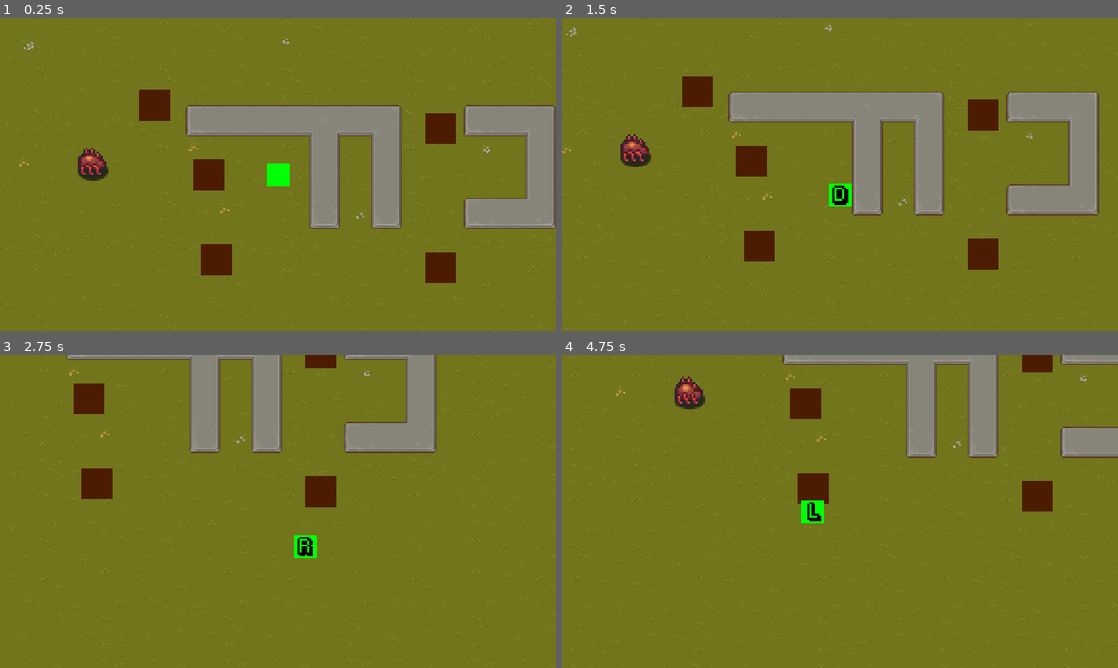
Above: before the commit, frames 1-4 (two rows, left to right).
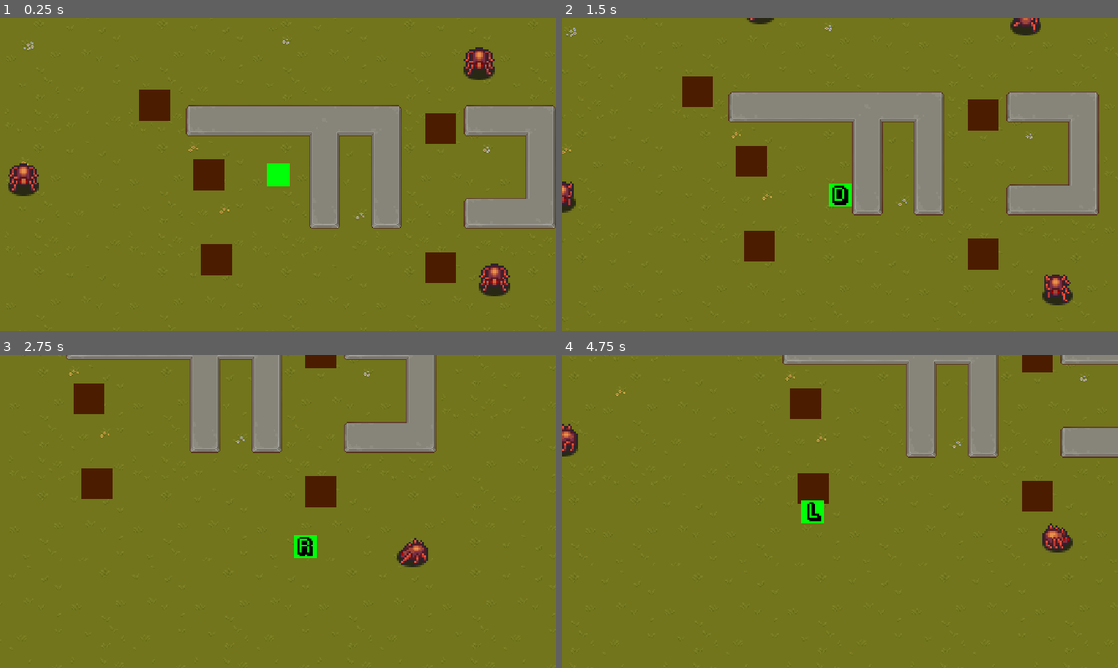
Above: after the commit, the same moments.

Repository: PotatoGolden76/rgda-game
Game: Godot game, scene res://Scenes/world.tscn
Same seed, same stepped clock (60 frames per second), same inputs: the game is played once before the commit and once after it.
Inputs:
- Up to frame 1 (0.25 s): no input
- Up to frame 2 (1.5 s): hold D (right) 0.53-1.28 s; hold S (down) from 1.28 s (still down)
- Up to frame 3 (2.75 s): release S (down) at 2.03 s; hold D (right) from 2.03 s (still down)
- Up to frame 4 (4.75 s): release D (right) at 2.78 s; hold W (up) 2.78-3.53 s; hold A (left) from 3.53 s (still down)

The runs differ from the first frame. In frame 1, 1.9% of the frame differs, in the area x 1-92%, y 9-89%; in frame 2, 1.4%; in frame 3, 0.4%; in frame 4, 1.1%.

Commit message:
wander state

Diff:
--- /dev/null
+++ b/Enemy/WanderController.gd
@@ -0,0 +1,29 @@
+extends Node2D
+
+@onready
+var start_position = global_position
+@onready
+var target_position = global_position
+@export
+var wander_threshold:int = 64;
+@onready
+var timer = $Timer
+@export
+var wander_leniency:float = 0.5;
+
+func update_target_position():
+	var target_vector = Vector2.ZERO
+
+	while(target_vector.length() < 32):
+		target_vector = Vector2(randi_range(-wander_threshold, wander_threshold), randi_range(-wander_threshold, wander_threshold))
+
+	target_position = start_position + target_vector
+
+func _on_timer_timeout():
+	update_target_position() # Replace with function body.
+
+func get_time_left():
+	return timer.time_left
+
+func start_timer(duration):
+	timer.start(duration)
--- /dev/null
+++ b/Enemy/WanderController.tscn
@@ -0,0 +1,12 @@
+[gd_scene load_steps=2 format=3 uid="uid://blal8w5nlkync"]
+
+[ext_resource type="Script" path="res://Enemy/WanderController.gd" id="1_p2j22"]
+
+[node name="WanderController" type="Node2D"]
+script = ExtResource("1_p2j22")
+
+[node name="Timer" type="Timer" parent="."]
+one_shot = true
+autostart = true
+
+[connection signal="timeout" from="Timer" to="." method="_on_timer_timeout"]
--- a/Enemy/_tempSpider/spider.gd
+++ b/Enemy/_tempSpider/spider.gd
@@ -8,7 +8,9 @@
 @export
 var ACCELERATION:float = 4000
 @export
-var MAX_SPEED:float = 2000
+var CHASE_MAX_SPEED:float = 2000
+@export
+var WANDER_MAX_SPEED:float = 1000
 
 enum {
 	IDLE,
@@ -28,41 +30,61 @@
 var animationState = animationTree.get("parameters/playback")
 @onready
 var playerDetectionZone = $PlayerDetectionZone
+@onready
+var wanderController = $WanderController
 
 func _physics_process(delta):
 	velocity = knockback.move_toward(Vector2.ZERO, kb_friction * delta)
 	knockback = velocity
-	move_and_slide()
+	# move_and_slide()
 
 	match state:
 		IDLE:
+			animationTree.set("parameters/Idle/blend_position", last_direction)
+			animationState.travel("Idle")
+
 			if(velocity != Vector2.ZERO):
 				last_direction = velocity.normalized()
 
 			velocity = velocity.move_toward(Vector2.ZERO, FRICTION * delta)
-
 			seek_player()
 
+			if wanderController.get_time_left() == 0:
+				state = WANDER
+				wanderController.start_timer(1)
+
 		WANDER:
-			pass
+			seek_player()
+
+			var wander_direction = global_position.direction_to(wanderController.target_position)
+			last_direction = wander_direction
+
+			if wanderController.get_time_left() == 0 || (global_position - wanderController.target_position).length() <= wanderController.wander_leniency:
+				state = IDLE
+				wanderController.start_timer(1)
+
+			else:
+
+				animationTree.set("parameters/Walk/blend_position", wander_direction)
+				animationState.travel("Walk")
+
+				velocity = velocity.move_toward(wander_direction * WANDER_MAX_SPEED, ACCELERATION * delta)
+
 
 		CHASE:
 			var player = playerDetectionZone.player
 
 			if player != null:
-				var player_direction = (player.global_position - global_position).normalized()
+				var player_direction = global_position.direction_to(player.global_position)
 				last_direction = player_direction
 
 				animationTree.set("parameters/Walk/blend_position", player_direction)
 				animationState.travel("Walk")
 
-				velocity = velocity.move_toward(player_direction * MAX_SPEED, ACCELERATION * delta)
+				velocity = velocity.move_toward(player_direction * CHASE_MAX_SPEED, ACCELERATION * delta)
 
 			else:
 				state = IDLE
-
-				animationTree.set("parameters/Idle/blend_position", last_direction)
-				animationState.travel("Idle")
 
 	sprite.flip_h = velocity.x < 0 || last_direction.x < 0
 	move_and_slide()
@@ -73,6 +95,6 @@
 		state = CHASE
 
 
-func _on_hurtbox_area_entered(area):
+func _on_hurtbox_area_entered(_area):
 	knockback = Vector2.RIGHT * 300
 	# queue_free()
--- a/Enemy/player_detection_zone.gd
+++ b/Enemy/player_detection_zone.gd
@@ -8,5 +8,5 @@
 func _on_body_entered(body):
 	player = body
 
-func _on_body_exited(body):
+func _on_body_exited(_body):
 	player = null
--- a/Environment/Wall.gd
+++ b/Environment/Wall.gd
@@ -7,5 +7,5 @@
 
 
 # Called every frame. 'delta' is the elapsed time since the previous frame.
-func _process(delta):
+func _process(_delta):
 	pass
--- /dev/null
+++ b/Projectiles/_tempBullet/Bullet.tscn
@@ -0,0 +1,61 @@
+[gd_scene load_steps=9 format=3 uid="uid://d33a3ey2ebtwd"]
+
+[ext_resource type="Texture2D" uid="uid://bcxacnaed5k55" path="res://Projectiles/_tempBullet/_tempBullet1.png" id="1_bxcc5"]
+
+[sub_resource type="AtlasTexture" id="AtlasTexture_froq5"]
+atlas = ExtResource("1_bxcc5")
+region = Rect2(0, 0, 16, 16)
+
+[sub_resource type="AtlasTexture" id="AtlasTexture_qehij"]
+atlas = ExtResource("1_bxcc5")
+region = Rect2(16, 0, 16, 16)
+
+[sub_resource type="AtlasTexture" id="AtlasTexture_sjeyk"]
+atlas = ExtResource("1_bxcc5")
+region = Rect2(32, 0, 16, 16)
+
+[sub_resource type="AtlasTexture" id="AtlasTexture_h87o5"]
+atlas = ExtResource("1_bxcc5")
+region = Rect2(48, 0, 16, 16)
+
+[sub_resource type="AtlasTexture" id="AtlasTexture_qecvf"]
+atlas = ExtResource("1_bxcc5")
+region = Rect2(64, 0, 16, 16)
+
+[sub_resource type="SpriteFrames" id="SpriteFrames_kcxdp"]
+animations = [{
+"frames": [{
+"duration": 1.0,
+"texture": SubResource("AtlasTexture_froq5")
+}, {
+"duration": 1.0,
+"texture": SubResource("AtlasTexture_qehij")
+}, {
+"duration": 1.0,
+"texture": SubResource("AtlasTexture_sjeyk")
+}, {
+"duration": 1.0,
+"texture": SubResource("AtlasTexture_h87o5")
+}, {
+"duration": 1.0,
+"texture": SubResource("AtlasTexture_qecvf")
+}],
+"loop": true,
+"name": &"default",
+"speed": 15.0
+}]
+
+[sub_resource type="CircleShape2D" id="CircleShape2D_cdght"]
+radius = 8.0
+
+[node name="Bullet" type="CharacterBody2D"]
+collision_layer = 9
+collision_mask = 9
+
+[node name="AnimatedSprite2D" type="AnimatedSprite2D" parent="."]
+sprite_frames = SubResource("SpriteFrames_kcxdp")
+frame_progress = 0.254343
+
+[node name="CollisionShape2D" type="CollisionShape2D" parent="."]
+scale = Vector2(0.75, 0.75)
+shape = SubResource("CircleShape2D_cdght")
--- a/Scenes/spider.tscn
+++ b/Scenes/spider.tscn
@@ -1,10 +1,11 @@
-[gd_scene load_steps=32 format=3 uid="uid://devyfl4lqc1f3"]
+[gd_scene load_steps=33 format=3 uid="uid://devyfl4lqc1f3"]
 
 [ext_resource type="Script" path="res://Enemy/_tempSpider/spider.gd" id="1_dw5bl"]
 [ext_resource type="Texture2D" uid="uid://dkg8hbdt7db4y" path="res://Enemy/_tempShadow.png" id="1_ff7es"]
 [ext_resource type="Texture2D" uid="uid://bkmmm3qn880w2" path="res://Enemy/_tempSpider/_tempSpiderSpritesheet.png" id="1_muhrx"]
 [ext_resource type="PackedScene" uid="uid://cn8qgbs33xrk3" path="res://Overlap/Hurtbox.tscn" id="3_t2u8j"]
 [ext_resource type="PackedScene" uid="uid://orqaxby5dny4" path="res://Enemy/player_detection_zone.tscn" id="5_rcbkl"]
+[ext_resource type="PackedScene" uid="uid://blal8w5nlkync" path="res://Enemy/WanderController.tscn" id="6_po8u1"]
 
 [sub_resource type="Animation" id="Animation_78y51"]
 resource_name = "Idle Down"
@@ -23,6 +24,40 @@
 "values": [0, 1, 2, 3]
 }
 
+[sub_resource type="Animation" id="Animation_ge11s"]
+resource_name = "Idle Side"
+length = 0.4
+loop_mode = 1
+tracks/0/type = "value"
+tracks/0/imported = false
+tracks/0/enabled = true
+tracks/0/path = NodePath("Sprite:frame")
+tracks/0/interp = 1
+tracks/0/loop_wrap = true
+tracks/0/keys = {
+"times": PackedFloat32Array(0, 0.1, 0.2, 0.3),
+"transitions": PackedFloat32Array(1, 1, 1, 1),
+"update": 1,
+"values": [4, 5, 6, 7]
+}
+
+[sub_resource type="Animation" id="Animation_locop"]
+resource_name = "Idle Up"
+length = 0.4
+loop_mode = 1
+tracks/0/type = "value"
+tracks/0/imported = false
+tracks/0/enabled = true
+tracks/0/path = NodePath("Sprite:frame")
+tracks/0/interp = 1
+tracks/0/loop_wrap = true
+tracks/0/keys = {
+"times": PackedFloat32Array(0, 0.1, 0.2, 0.3),
+"transitions": PackedFloat32Array(1, 1, 1, 1),
+"update": 1,
+"values": [8, 9, 10, 11]
+}
+
 [sub_resource type="Animation" id="Animation_sppuv"]
 length = 0.001
 tracks/0/type = "value"
@@ -36,40 +71,6 @@
 "transitions": PackedFloat32Array(1),
 "update": 1,
 "values": [0]
-}
-
-[sub_resource type="Animation" id="Animation_ge11s"]
-resource_name = "Idle Side"
-length = 0.4
-loop_mode = 1
-tracks/0/type = "value"
-tracks/0/imported = false
-tracks/0/enabled = true
-tracks/0/path = NodePath("Sprite:frame")
-tracks/0/interp = 1
-tracks/0/loop_wrap = true
-tracks/0/keys = {
-"times": PackedFloat32Array(0, 0.1, 0.2, 0.3),
-"transitions": PackedFloat32Array(1, 1, 1, 1),
-"update": 1,
-"values": [4, 5, 6, 7]
-}
-
-[sub_resource type="Animation" id="Animation_locop"]
-resource_name = "Idle Up"
-length = 0.4
-loop_mode = 1
-tracks/0/type = "value"
-tracks/0/imported = false
-tracks/0/enabled = true
-tracks/0/path = NodePath("Sprite:frame")
-tracks/0/interp = 1
-tracks/0/loop_wrap = true
-tracks/0/keys = {
-"times": PackedFloat32Array(0, 0.1, 0.2, 0.3),
-"transitions": PackedFloat32Array(1, 1, 1, 1),
-"update": 1,
-"values": [8, 9, 10, 11]
 }
 
 [sub_resource type="Animation" id="Animation_y3y1s"]
@@ -210,6 +211,7 @@
 
 [node name="Spider" type="CharacterBody2D"]
 collision_layer = 16
+collision_mask = 17
 script = ExtResource("1_dw5bl")
 
 [node name="Shadow" type="Sprite2D" parent="."]
@@ -256,6 +258,8 @@
 shape = SubResource("CircleShape2D_fortt")
 debug_color = Color(0.980392, 0.145098, 0, 0.129412)
 
+[node name="WanderController" parent="." instance=ExtResource("6_po8u1")]
+
 [connection signal="area_entered" from="Hurtbox" to="." method="_on_hurtbox_area_entered"]
 
 [editable path="Hurtbox"]
--- a/Scenes/world.tscn
+++ b/Scenes/world.tscn
@@ -724,7 +724,7 @@
 y_sort_enabled = true
 
 [node name="Spider" parent="YSort" instance=ExtResource("3_p010n")]
-position = Vector2(96, 160)
+position = Vector2(24, 176)
 scale = Vector2(2, 2)
 
 [node name="Player" parent="YSort" instance=ExtResource("1_cexyo")]
@@ -747,6 +747,18 @@
 
 [node name="Wall5" parent="YSort" instance=ExtResource("2_dvyuv")]
 position = Vector2(456, 264)
+
+[node name="Spider2" parent="YSort" instance=ExtResource("3_p010n")]
+position = Vector2(496, 56)
+scale = Vector2(2, 2)
+
+[node name="Spider3" parent="YSort" instance=ExtResource("3_p010n")]
+position = Vector2(240, -16)
+scale = Vector2(2, 2)
+
+[node name="Spider4" parent="YSort" instance=ExtResource("3_p010n")]
+position = Vector2(512, 280)
+scale = Vector2(2, 2)
 
 [node name="Bounds" type="StaticBody2D" parent="."]
 
--- a/project.godot
+++ b/project.godot
@@ -22,6 +22,7 @@
 window/size/no_focus=true
 window/size/window_width_override=1152
 window/size/window_height_override=648
+window/vsync/vsync_mode=0
 window/stretch/mode="viewport"
 window/stretch/aspect="expand"
 
Binary file added: Projectiles/All_Fire_Bullet_Pixel_16x16.png
Not shown, added: Projectiles/All_Fire_Bullet_Pixel_16x16.png.import
Binary file added: Projectiles/_tempBullet/_tempBullet1.png
Not shown, added: Projectiles/_tempBullet/_tempBullet1.png.import
